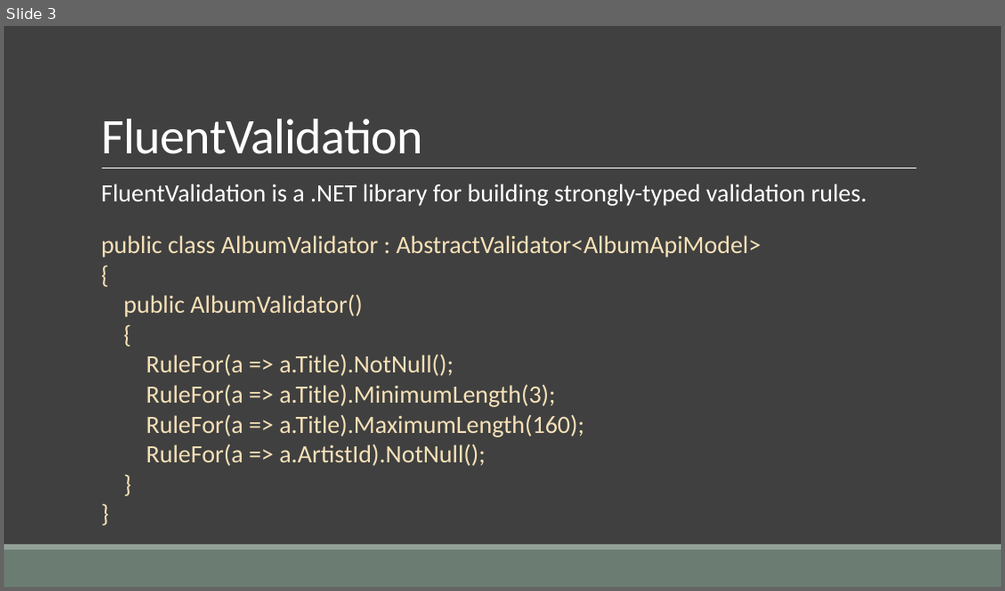
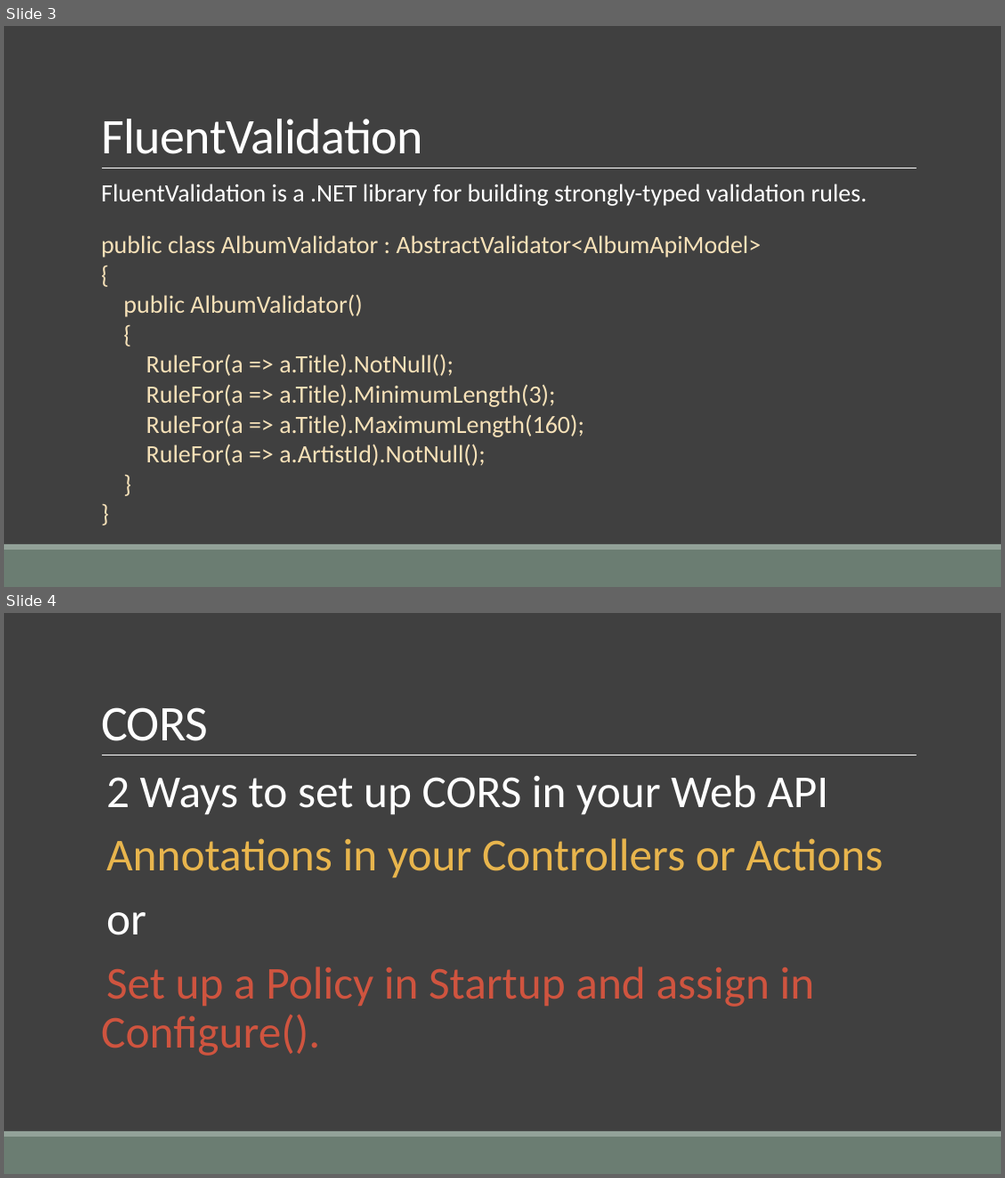
Before and after one commit to cwoodruff/aspnet-5-web-api-workshop, a slide deck: module-1/01-07 Developing the Web API Business Rules/01-07 Developing the Web API Business Rules.pptx. Shown one above the other, each under a label of ours: slide 3 before the commit, slides 3 and 4 after it. The pictures are 1005x591 and 1005x1178 pixels, drawn with LibreOffice and Linux fonts; fonts in the diff are those of the drawing. Boxes give left, top, right and bottom in pixels: in the first picture for what was removed or moved away, otherwise in the second. Text is boxed around its words. In the diff, an @@ line names an element or a change of style, - is before the commit and + after.

```diff
--- a/module-1/01-07 Developing the Web API Business Rules/01-07 Developing the Web API Business Rules.pptx
+++ b/module-1/01-07 Developing the Web API Business Rules/01-07 Developing the Web API Business Rules.pptx
@@ slide 4 added at (x1=4, y1=613, x2=1001, y2=1174), background #404040; not listed: 3 template elements that a slide beside it also shows @@
@@ title added at (x1=101, y1=707, x2=208, y2=741), 48 pt, text #FFFFFF @@
+CORS
@@ text added at (x1=101, y1=775, x2=882, y2=1055), 44 pt, text #CF543F @@
+  2 Ways to set up CORS in your Web API
+  Annotations in your Controllers or Actions
+  or
+  Set up a Policy in Startup and assign in Configure().
```
Also in this commit, not shown: 6 other slides added, 9 other files.
